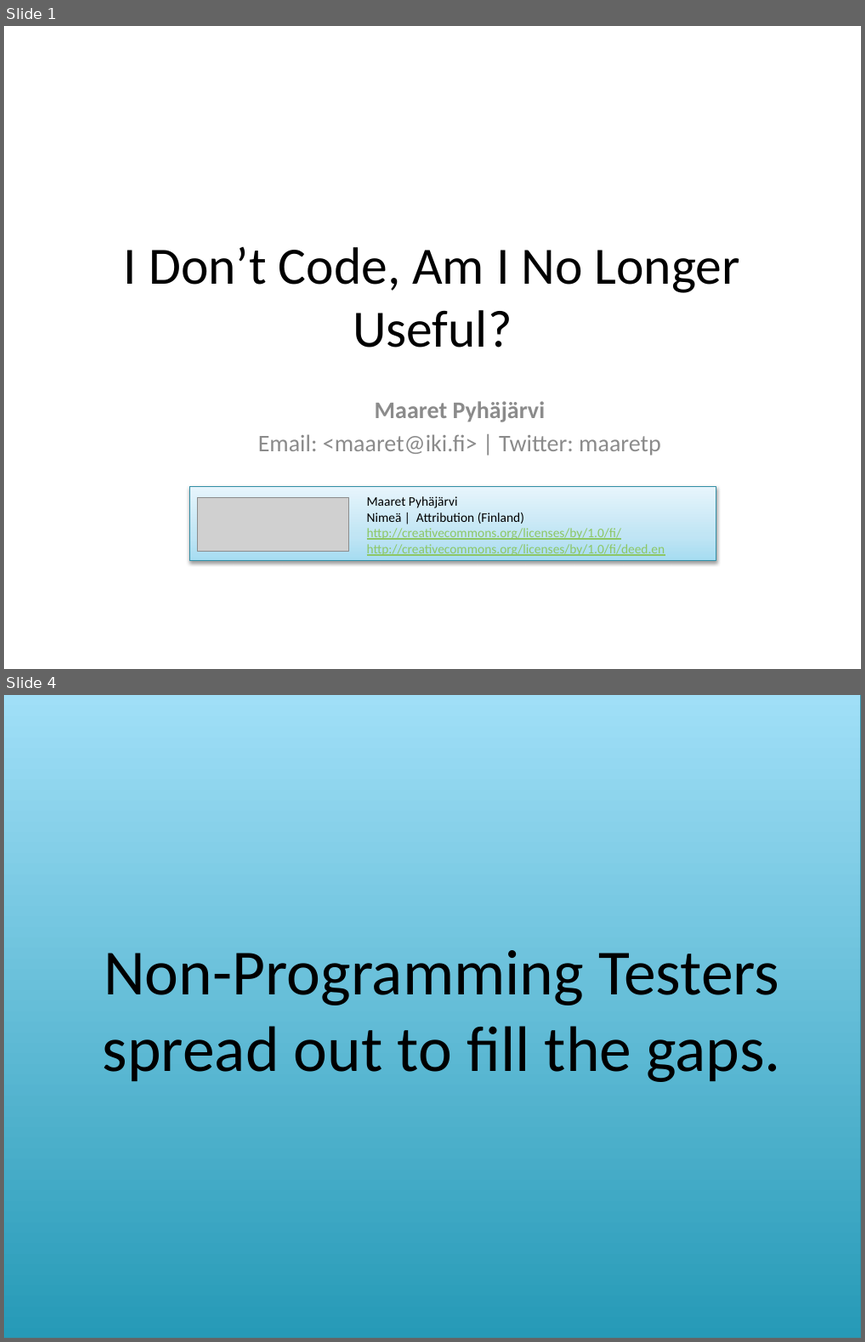
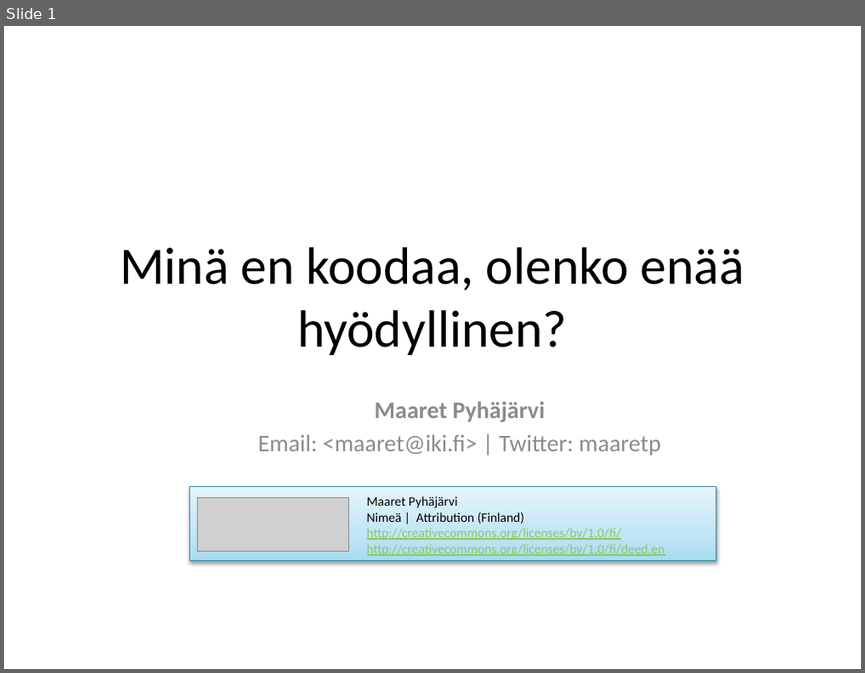
Before and after one commit to maaretp/IDoNotCodeTalk, a slide deck: IDon'tCode.pptx. Shown one above the other, each under a label of ours: slides 1 and 4 before the commit, slide 1 after it; the slides between them are not shown. The pictures are 865x1342 and 865x673 pixels, drawn with LibreOffice and Linux fonts; fonts in the diff are those of the drawing; grey boxes stand for pictures. Boxes give left, top, right and bottom in pixels: in the first picture for what was removed or moved away, otherwise in the second. Text is boxed around its words. In the diff, an @@ line names an element or a change of style, - is before the commit and + after.

```diff
--- a/IDon'tCode.pptx
+++ b/IDon'tCode.pptx
@@ slide 4 removed at [4,695,861,1338], background #FFFFFF @@
@@ rectangle removed at [4,695,861,1338] @@
@@ text removed at [103,950,780,1082] @@
-Non-Programming Testers spread out to fill the gaps.
@@ slide 1 changed as well @@
@@ title at [120,247,744,355]: text changed @@
-I Don’t Code, Am I No Longer Useful?
+Minä en koodaa, olenko enää hyödyllinen?
```
Also in this commit, not shown: 3 other slides changed, 6 slides added, 5 other slides removed.
